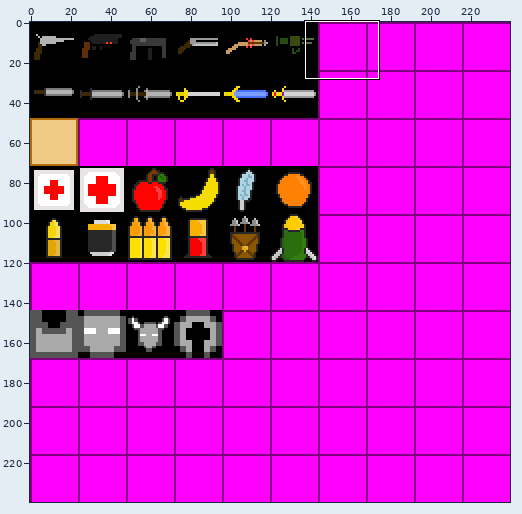
Sprite sheet -- res/VISUAL_DATA/GUI/INVENTORY/item_gui_sheet.png. The first picture is a wide view before the edit; the outline marks the close-up.
Close-up. Before:
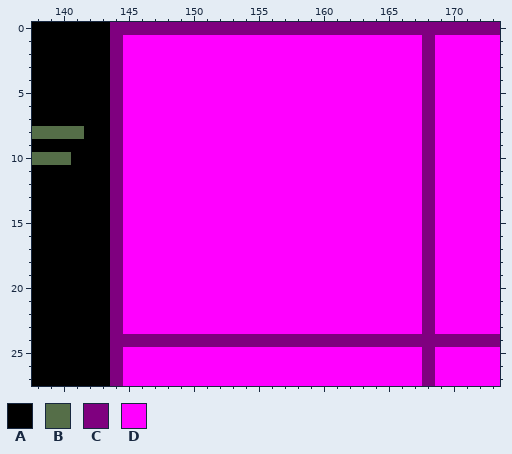
The file is 240x240 pixels. Colours within 5 levels of each other are drawn and written as one. Shown: x 138..173, y 0..27.
Palette (. is transparent): A #000000  B #556e48  C #7f007f  D #ff00ff
Pixels before, first column x 138:
 0 AAAAAACCCCCCCCCCCCCCCCCCCCCCCCCCCCCC
 1 AAAAAACDDDDDDDDDDDDDDDDDDDDDDDCDDDDD
 2 AAAAAACDDDDDDDDDDDDDDDDDDDDDDDCDDDDD
 3 AAAAAACDDDDDDDDDDDDDDDDDDDDDDDCDDDDD
 4 AAAAAACDDDDDDDDDDDDDDDDDDDDDDDCDDDDD
 5 AAAAAACDDDDDDDDDDDDDDDDDDDDDDDCDDDDD
 6 AAAAAACDDDDDDDDDDDDDDDDDDDDDDDCDDDDD
 7 AAAAAACDDDDDDDDDDDDDDDDDDDDDDDCDDDDD
 8 BBBBAACDDDDDDDDDDDDDDDDDDDDDDDCDDDDD
 9 AAAAAACDDDDDDDDDDDDDDDDDDDDDDDCDDDDD
10 BBBAAACDDDDDDDDDDDDDDDDDDDDDDDCDDDDD
11 AAAAAACDDDDDDDDDDDDDDDDDDDDDDDCDDDDD
12 AAAAAACDDDDDDDDDDDDDDDDDDDDDDDCDDDDD
13 AAAAAACDDDDDDDDDDDDDDDDDDDDDDDCDDDDD
14 AAAAAACDDDDDDDDDDDDDDDDDDDDDDDCDDDDD
15 AAAAAACDDDDDDDDDDDDDDDDDDDDDDDCDDDDD
16 AAAAAACDDDDDDDDDDDDDDDDDDDDDDDCDDDDD
17 AAAAAACDDDDDDDDDDDDDDDDDDDDDDDCDDDDD
18 AAAAAACDDDDDDDDDDDDDDDDDDDDDDDCDDDDD
19 AAAAAACDDDDDDDDDDDDDDDDDDDDDDDCDDDDD
20 AAAAAACDDDDDDDDDDDDDDDDDDDDDDDCDDDDD
21 AAAAAACDDDDDDDDDDDDDDDDDDDDDDDCDDDDD
22 AAAAAACDDDDDDDDDDDDDDDDDDDDDDDCDDDDD
23 AAAAAACDDDDDDDDDDDDDDDDDDDDDDDCDDDDD
24 AAAAAACCCCCCCCCCCCCCCCCCCCCCCCCCCCCC
25 AAAAAACDDDDDDDDDDDDDDDDDDDDDDDCDDDDD
26 AAAAAACDDDDDDDDDDDDDDDDDDDDDDDCDDDDD
27 AAAAAACDDDDDDDDDDDDDDDDDDDDDDDCDDDDD
After the commit:
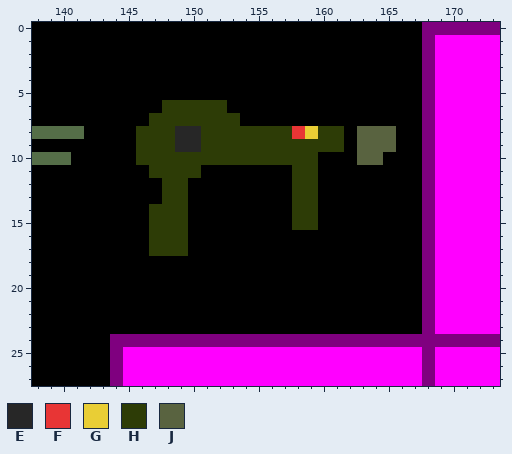
Colours new in this view: E #272727  F #e83535  G #e9ce35  H #2d3c06  J #596340
Changes in this commit:
Changed rows in their new state; - is an unchanged pixel.
first column x 144:
 0 AAAAAAAAAAAAAAAAAAAAAAAA
 1 AAAAAAAAAAAAAAAAAAAAAAAA
 2 AAAAAAAAAAAAAAAAAAAAAAAA
 3 AAAAAAAAAAAAAAAAAAAAAAAA
 4 AAAAAAAAAAAAAAAAAAAAAAAA
 5 AAAAAAAAAAAAAAAAAAAAAAAA
 6 AAAAHHHHHAAAAAAAAAAAAAAA
 7 AAAHHHHHHHAAAAAAAAAAAAAA
 8 AAHHHEEHHHHHHHFGHHAJJJAA
 9 AAHHHEEHHHHHHHHHHHAJJJAA
10 AAHHHHHHHHHHHHHHAAAJJAAA
11 AAAHHHHAAAAAAAHHAAAAAAAA
12 AAAAHHAAAAAAAAHHAAAAAAAA
13 AAAAHHAAAAAAAAHHAAAAAAAA
14 AAAHHHAAAAAAAAHHAAAAAAAA
15 AAAHHHAAAAAAAAHHAAAAAAAA
16 AAAHHHAAAAAAAAAAAAAAAAAA
17 AAAHHHAAAAAAAAAAAAAAAAAA
18 AAAAAAAAAAAAAAAAAAAAAAAA
19 AAAAAAAAAAAAAAAAAAAAAAAA
20 AAAAAAAAAAAAAAAAAAAAAAAA
21 AAAAAAAAAAAAAAAAAAAAAAAA
22 AAAAAAAAAAAAAAAAAAAAAAAA
23 AAAAAAAAAAAAAAAAAAAAAAAA
Pixel boxes of the changes (left, top, right, bottom) in both close-ups:
changed: (110, 22, 422, 334)
